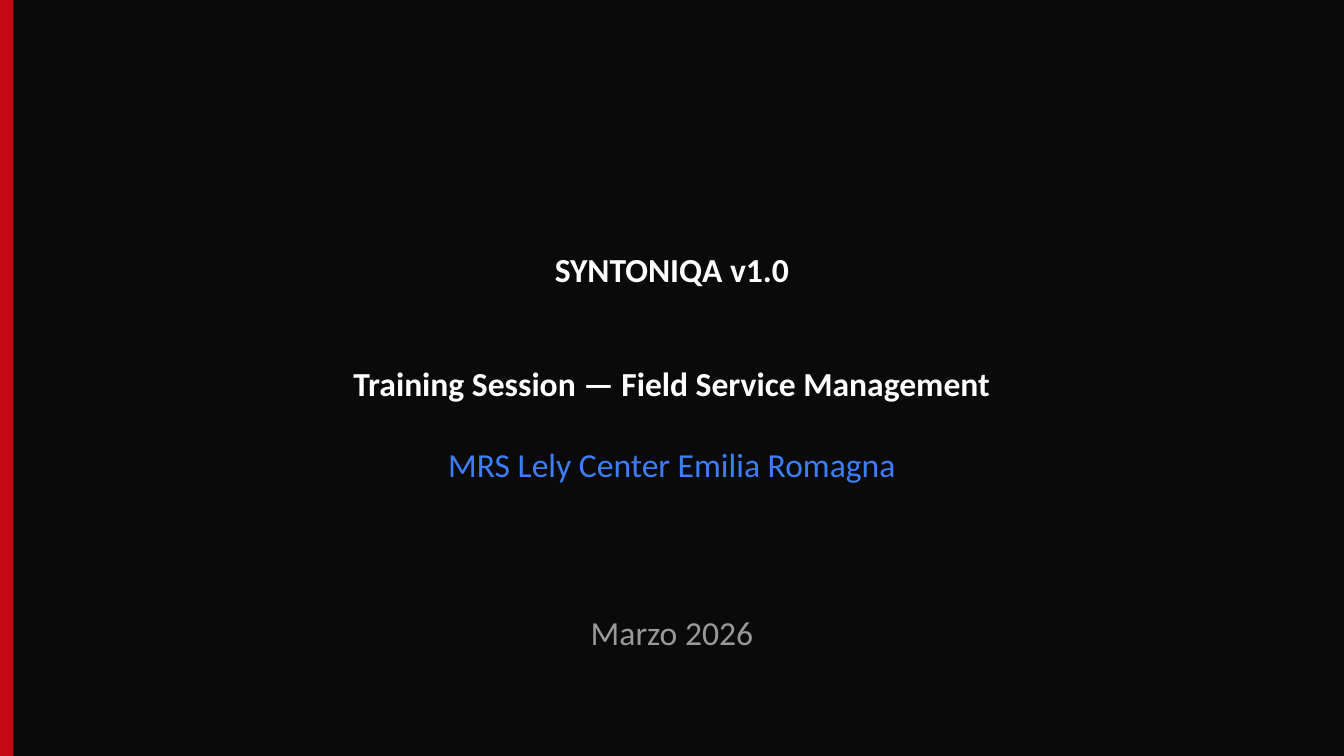
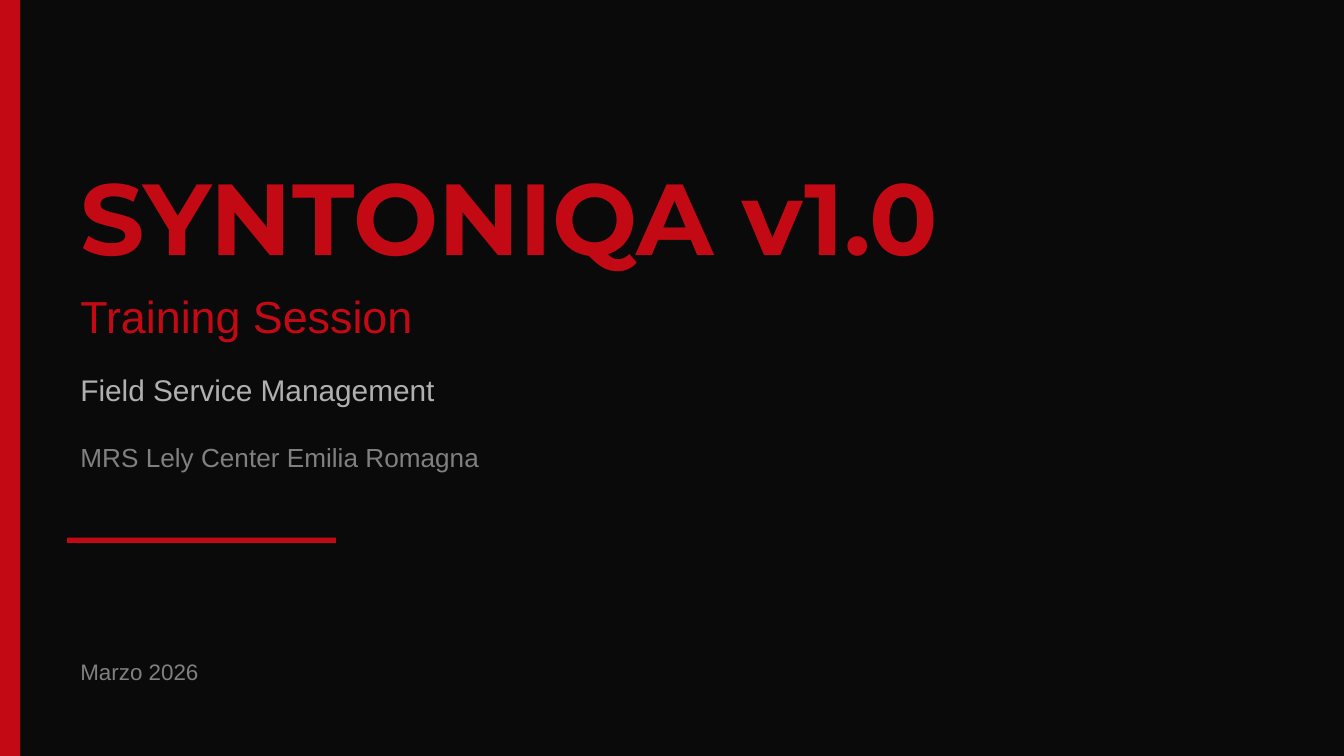
Before and after one commit to fieldforcemrser2026/syntoniqa, a slide deck: slide 1 of docs/10_Training_Deck.pptx. Drawn at 1344x756 pixels with LibreOffice and Linux fonts; fonts in the diff are those of the drawing. Boxes give left, top, right and bottom in pixels: in the first picture for what was removed or moved away, otherwise in the second. Text is boxed around its words. In the diff, an @@ line names an element or a change of style, - is before the commit and + after.

```diff
--- a/docs/10_Training_Deck.pptx
+++ b/docs/10_Training_Deck.pptx
@@ rectangle: place and size @@
-rectangle at (0, 0, 13, 755)
+rectangle at (0, 0, 20, 755)
@@ text "SYNTONIQA v1.0": place and size @@
-text "SYNTONIQA v1.0" at (555, 260, 789, 287)
+text "SYNTONIQA v1.0" at (80, 183, 938, 271)
@@ text "SYNTONIQA v1.0" at (80, 183, 938, 271): size 18 to 54 pt, font Calibri to Montserrat, text colour #FFFFFF to #C30A14; alignment centre to left @@
@@ text at (80, 300, 412, 342): text changed; size 18 to 24 pt; font Calibri to Arial; text colour #FFFFFF to #C30A14; bold off @@
-Training Session — Field Service Management
+Training Session
@@ text added at (80, 379, 435, 407), 16 pt, text #B0B0B0 @@
+Field Service Management
@@ text "MRS Lely Center Emilia Romagna" at (80, 448, 478, 473): size 18 to 14 pt, font Calibri to Arial, text colour #3B7EF7 to #808080; alignment centre to left @@
@@ rectangle added at (67, 538, 336, 543), fill #C30A14 @@
@@ text "Marzo 2026": place and size @@
-text "Marzo 2026" at (591, 622, 753, 645)
+text "Marzo 2026" at (80, 664, 199, 680)
@@ text "Marzo 2026" at (80, 664, 199, 680): size 18 to 12 pt, font Calibri to Arial, text colour #999999 to #808080; alignment centre to left @@
```
Also in this commit, not shown: 11 other slides changed, 13 slides added, 13 slides removed, 41 other files.
